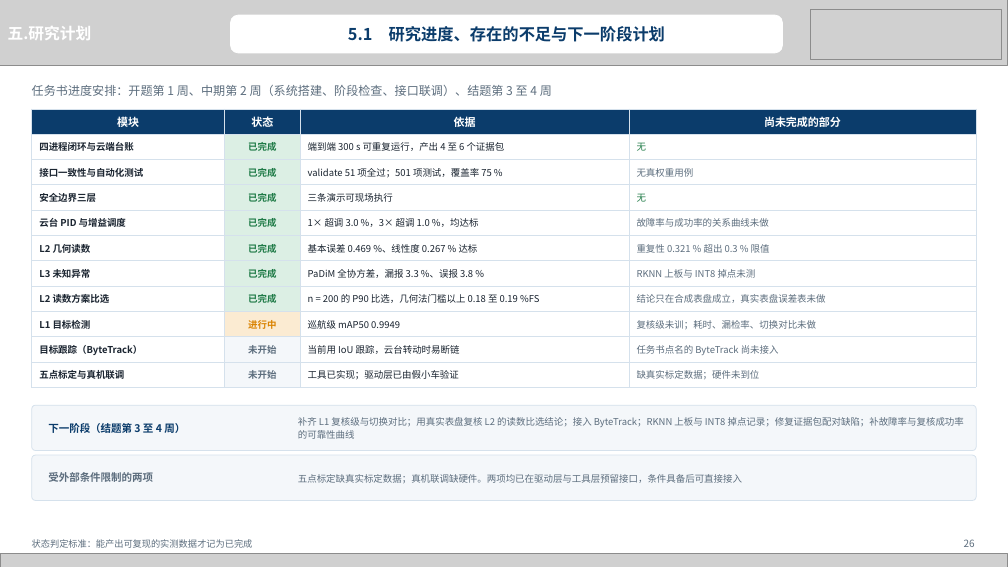
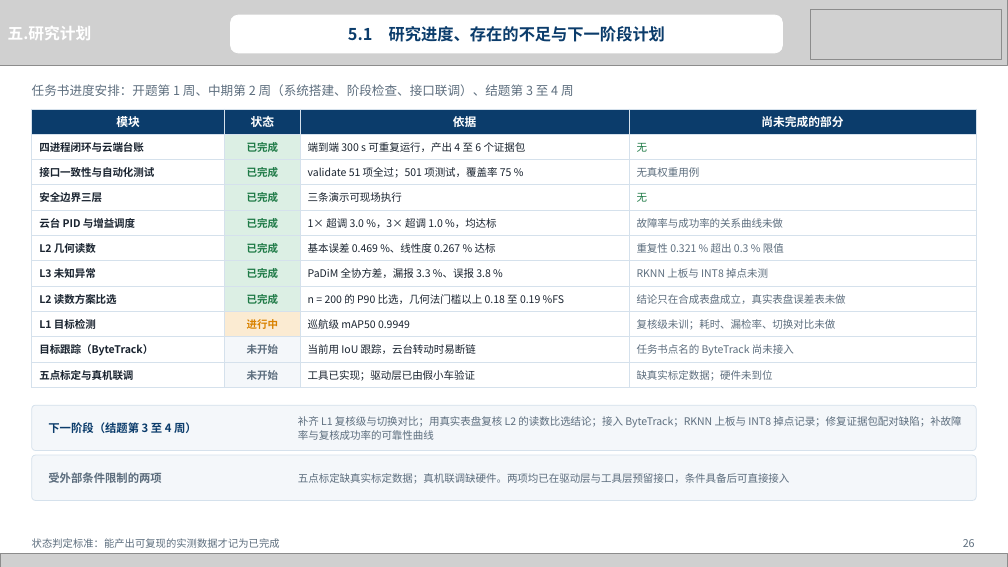
Before and after one commit to heizitalk666/2026summer, a slide deck: slide 26 of deliverables/中期答辩.pptx. Drawn at 1008x567 pixels with LibreOffice and Linux fonts; fonts in the diff are those of the drawing; grey boxes stand for pictures. Boxes give left, top, right and bottom in pixels: in the first picture for what was removed or moved away, otherwise in the second. Text is boxed around its words. In the diff, an @@ line names an element or a change of style, - is before the commit and + after.

```diff
--- a/deliverables/中期答辩.pptx
+++ b/deliverables/中期答辩.pptx
@@ text "任务书进度安排：开题第 1 周、中期第 2 周（系统搭建、阶段检查、接口联调）、结题第 ..." at [32, 84, 574, 96]: size 11.5 to 12 pt @@
@@ table at [32, 109, 976, 385] @@
@@ size 10.5 to 11.2 pt in "模块", "状态", "依据", "尚未完成的部分" @@
@@ size 9 to 10 pt @@
@@ text "下一阶段（结题第 3 至 4 周）" at [48, 422, 197, 433]: size 10 to 10.8 pt @@
@@ text "补齐 L1 复核级与切换对比；用真实表盘复核 L2 的读数比选结论；接入 ..." at [298, 416, 961, 440]: size 9 to 10 pt; line spacing 12pt to 13.5pt @@
@@ text "受外部条件限制的两项" at [48, 472, 161, 483]: size 10 to 10.8 pt @@
@@ text "五点标定缺真实标定数据；真机联调缺硬件。两项均已在驱动层与工具层预留接口，条件具备后可直接接入" at [298, 473, 790, 484]: size 9 to 10 pt; line spacing 12pt to 13.5pt @@
@@ text "状态判定标准：能产出可复现的实测数据才记为已完成" at [32, 538, 280, 548]: size 8.8 to 9.8 pt @@
```
Also in this commit, not shown: 27 other slides changed, 4 other files.
